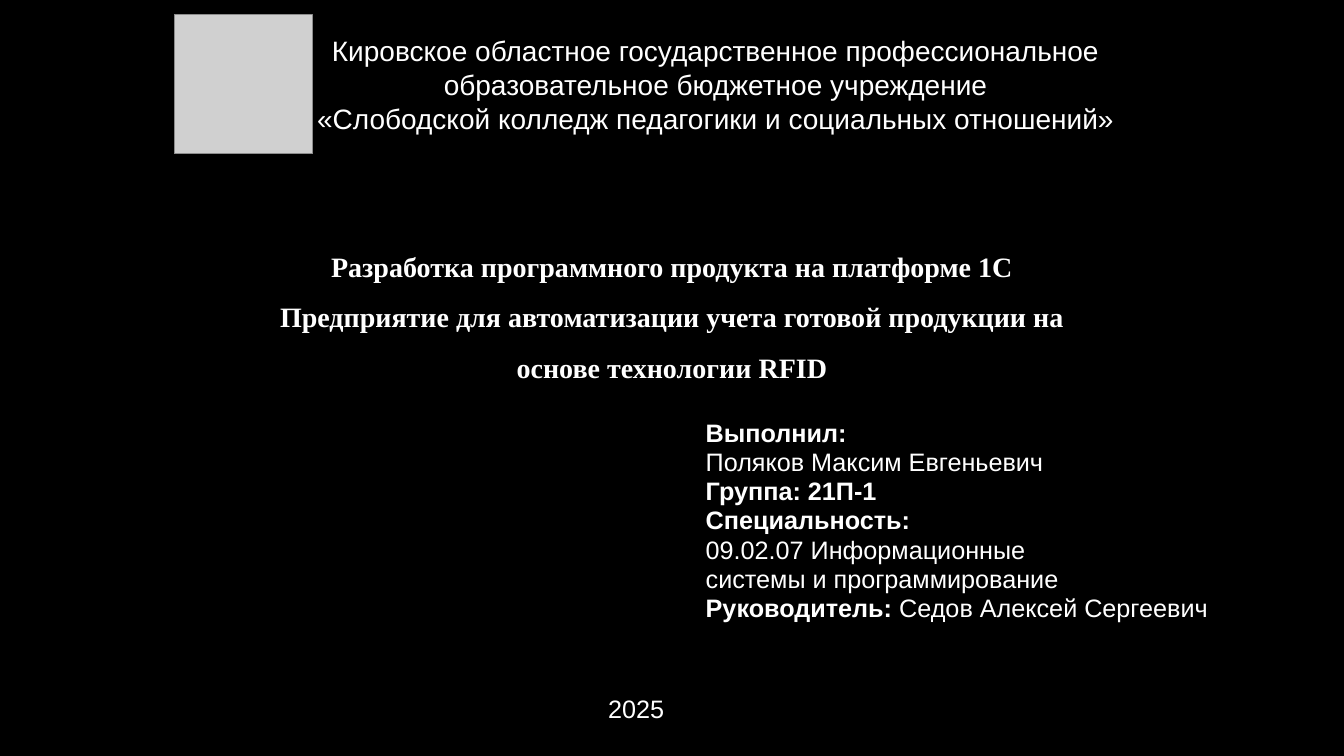
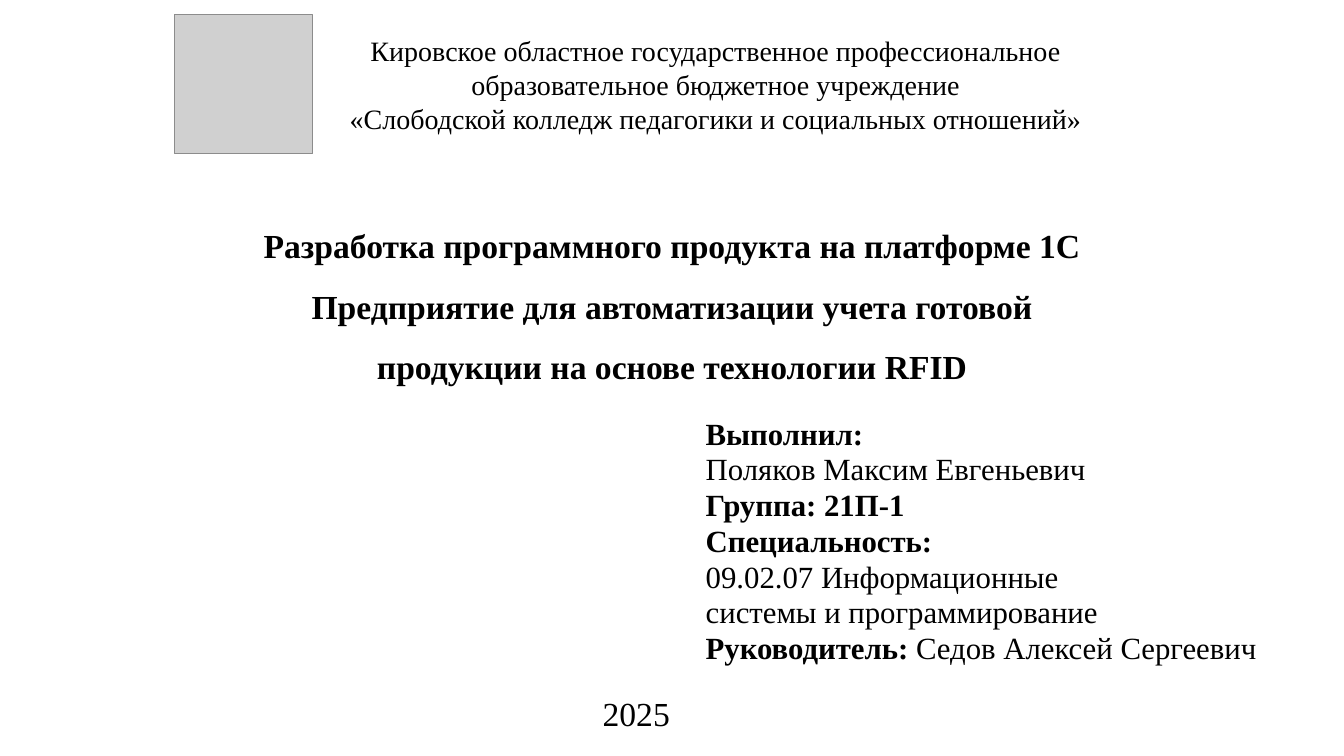
Before and after one commit to MaksimPoliackov/Diplom, a slide deck: slide 1 of Проект диплома.pptx. Drawn at 1344x756 pixels with LibreOffice and Linux fonts; fonts in the diff are those of the drawing; grey boxes stand for pictures; background and template pictures are left out. Boxes give left, top, right and bottom in pixels: in the first picture for what was removed or moved away, otherwise in the second. Text is boxed around its words. In the diff, an @@ line names an element or a change of style, - is before the commit and + after.

```diff
--- a/Проект диплома.pptx
+++ b/Проект диплома.pptx
@@ background picture (left out) to #FFFFFF @@
@@ text "Кировское областное государственное профессиональное образов ..." at (350, 41, 1081, 134): font Arial to Times New Roman, text colour #FFFFFF to #000000 @@
@@ text "Разработка программного продукта на платформе ...": place and size @@
-text "Разработка программного продукта на платформе ..." at (280, 257, 1063, 379)
+text "Разработка программного продукта на платформе ..." at (264, 234, 1080, 386)
@@ text "Разработка программного продукта на платформе ..." at (264, 234, 1080, 386): size 20 to 24 pt, text colour #FFFFFF to #000000 @@
@@ text "Выполнил:" at (706, 425, 1257, 665): size 18 to 22 pt, font Arial to Times New Roman, text colour #FFFFFF to #000000 @@
@@ text "2025" at (603, 703, 670, 727): size 18 to 24 pt, font Arial to Times New Roman, text colour #FFFFFF to #000000; more space between paragraphs @@
```
Also in this commit, not shown: 4 other slides changed, 6 slides added, 3 slides removed, 8 other files.
